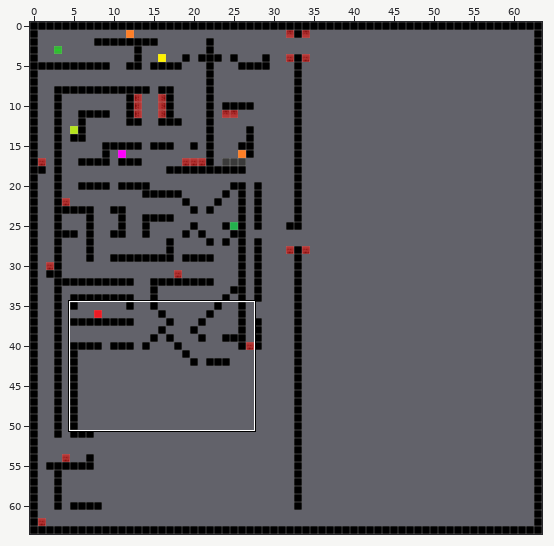
An edit to a level. Tiled map, PolyEngine/Game/Res/Levels/Level4.tmx. The first picture is a wide view before the edit; the outline marks the close-up.
Close-up. The starting point:
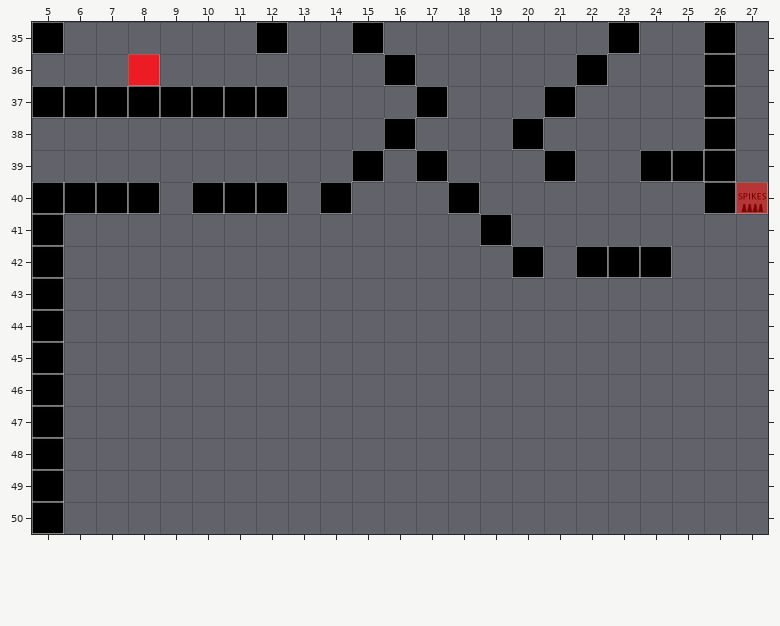
Cells are 64x64 px. Shown: x 5..27, y 35..50. The commit also changed other parts of the map, which this record leaves out.
After the commit:
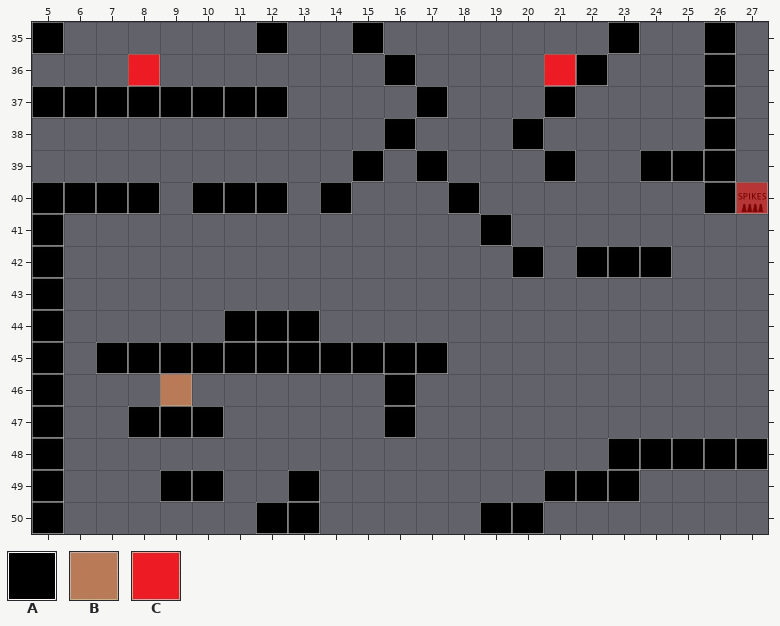
Key: from "TilesPalette": A 0 "Ground static", B 64 "Long jump", C 97 "Larger character".
_ is an empty cell, . an unchanged one.
What changed:
--- layer "Warstwa Kafelków 1"
@@ x 21..21 @@
-36 _
+36 C
@@ x 7..27 @@
-44 ....___..............
-45 ___________..........
-46 .._......_...........
-47 .___....._...........
-48 ................_____
-49 ..__.._.......___....
-50 .....__.....__.......
+44 ....AAA..............
+45 AAAAAAAAAAA..........
+46 ..B......A...........
+47 .AAA.....A...........
+48 ................AAAAA
+49 ..AA..A.......AAA....
+50 .....AA.....AA.......
Boxes around the changes in both close-ups, in picture pixels (x1, y1, x2, y2):
added: (544, 54, 576, 86)
added: (96, 310, 448, 438)
added: (480, 438, 768, 534)
added: (160, 470, 224, 502)
added: (256, 470, 320, 534)
